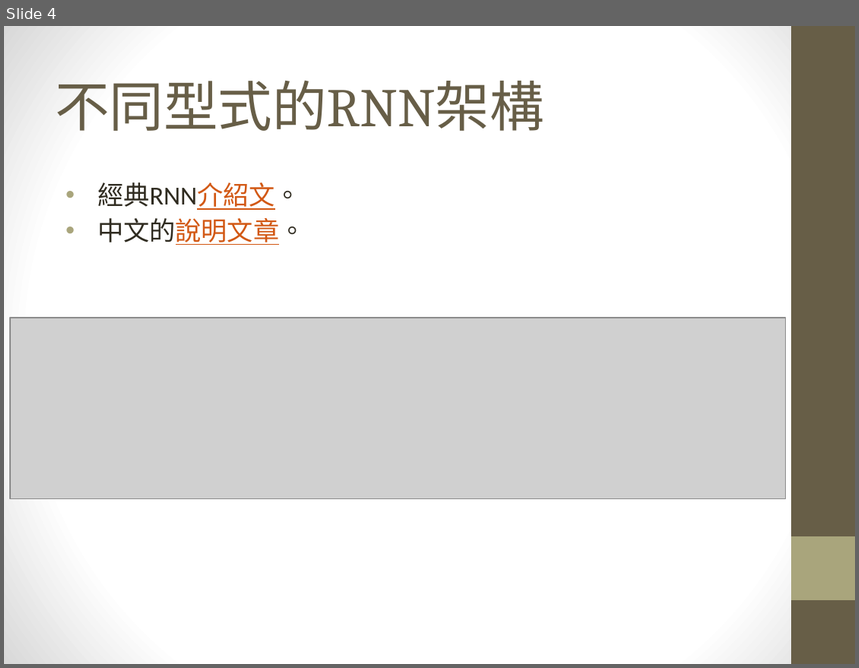
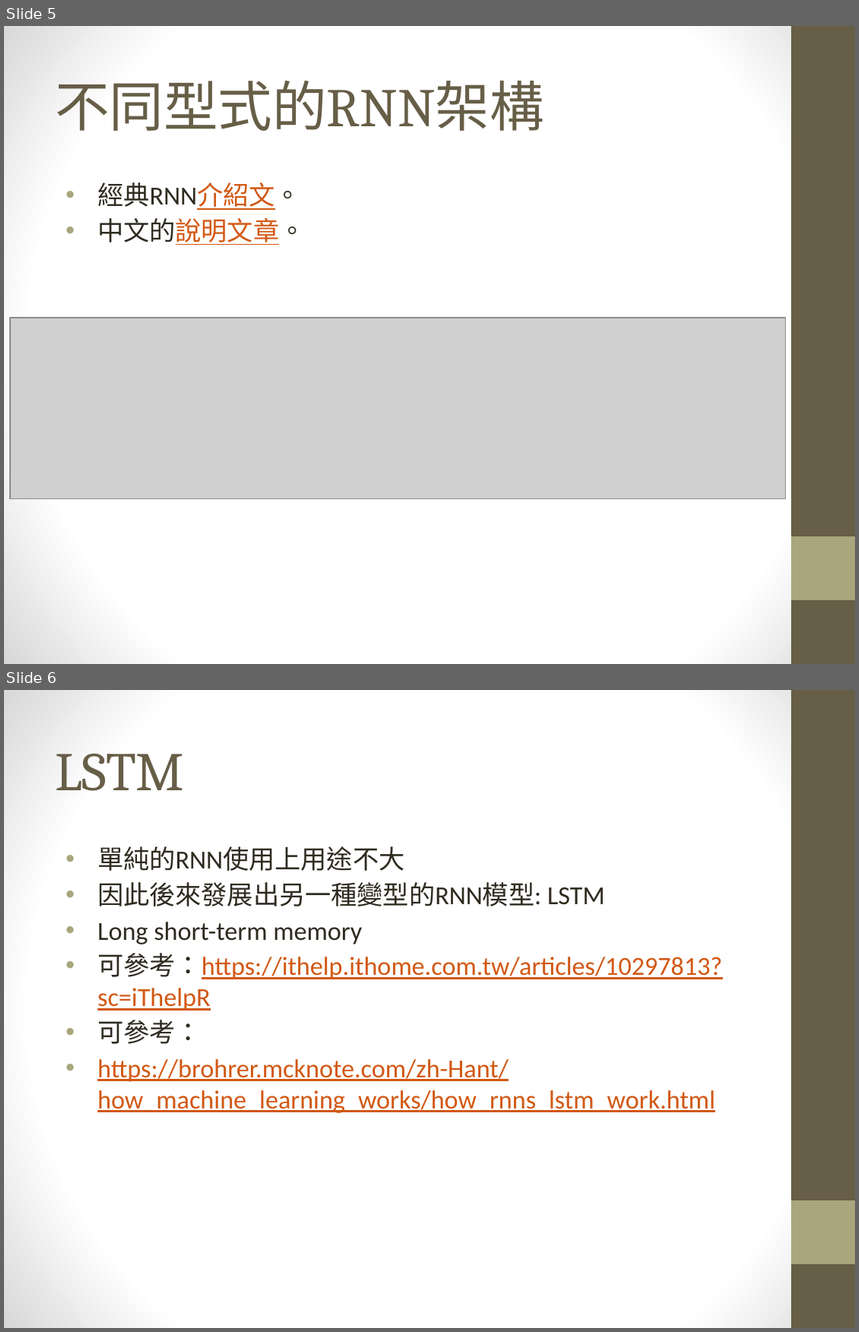
Before and after one commit to maloyang/KH20221120_Python_ML_DL, a slide deck: W06/W06_rnn.pptx. Shown one above the other, each under a label of ours: slide 4 before the commit, slides 5 and 6 after it. The pictures are 859x668 and 859x1332 pixels, drawn with LibreOffice and Linux fonts; fonts in the diff are those of the drawing; grey boxes stand for pictures. Boxes give left, top, right and bottom in pixels: in the first picture for what was removed or moved away, otherwise in the second. Text is boxed around its words. In the diff, an @@ line names an element or a change of style, - is before the commit and + after.

```diff
--- a/W06/W06_rnn.pptx
+++ b/W06/W06_rnn.pptx
@@ slide 6 added at (4,690,855,1328), background gradient #FFFFFF to #D8D8D8; not listed: 2 template elements that a slide beside it also shows @@
@@ title added at (55,753,184,791), 46 pt, text #675E47 @@
+LSTM
@@ text added at (97,847,722,1113), 22 pt, text #D25814, underline @@
+• 單純的RNN使用上用途不大
+• 因此後來發展出另一種變型的RNN模型: LSTM
+• Long short-term memory
+• 可參考：https://ithelp.ithome.com.tw/articles/10297813?sc=iThelpR
+• 可參考：
+• https://brohrer.mcknote.com/zh-Hant/how_machine_learning_works/how_rnns_lstm_work.html
@@ what was slide 4 is now slide 5 @@
```
Also in this commit, not shown: 1 other slide added, 14 other files.
